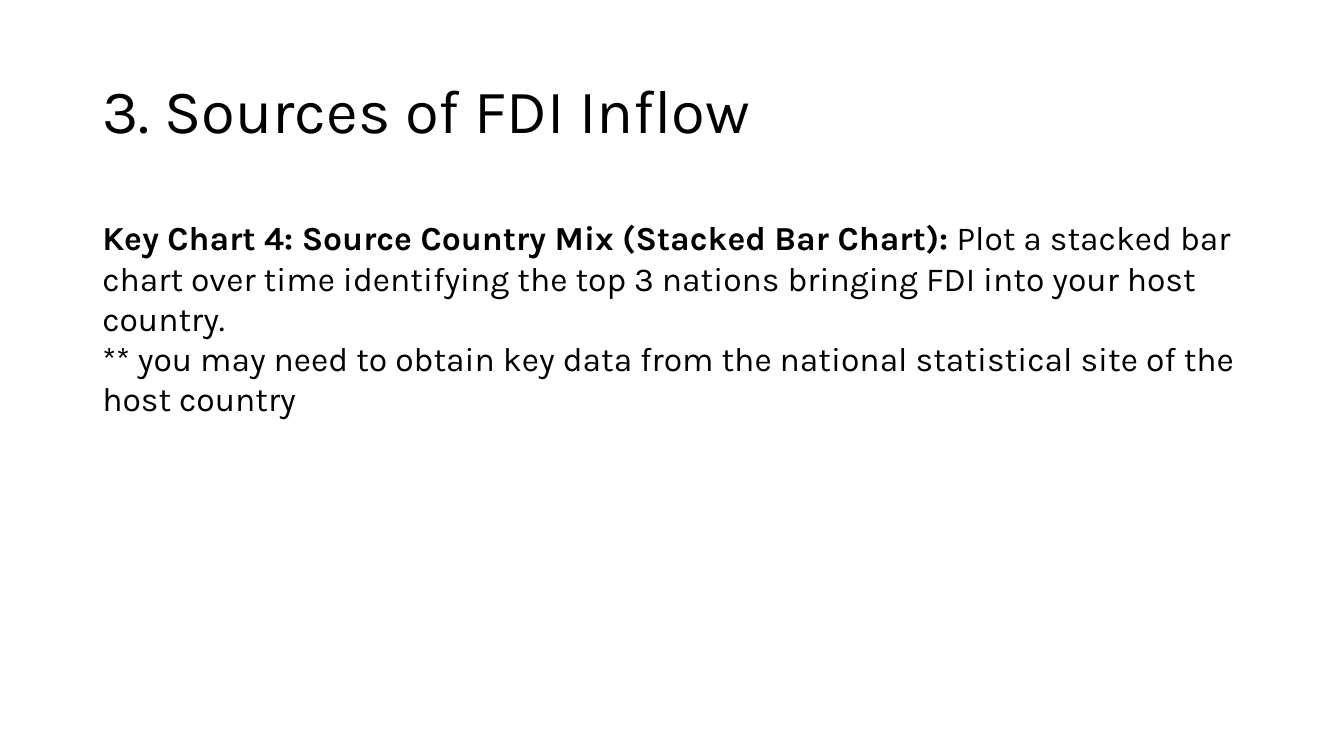
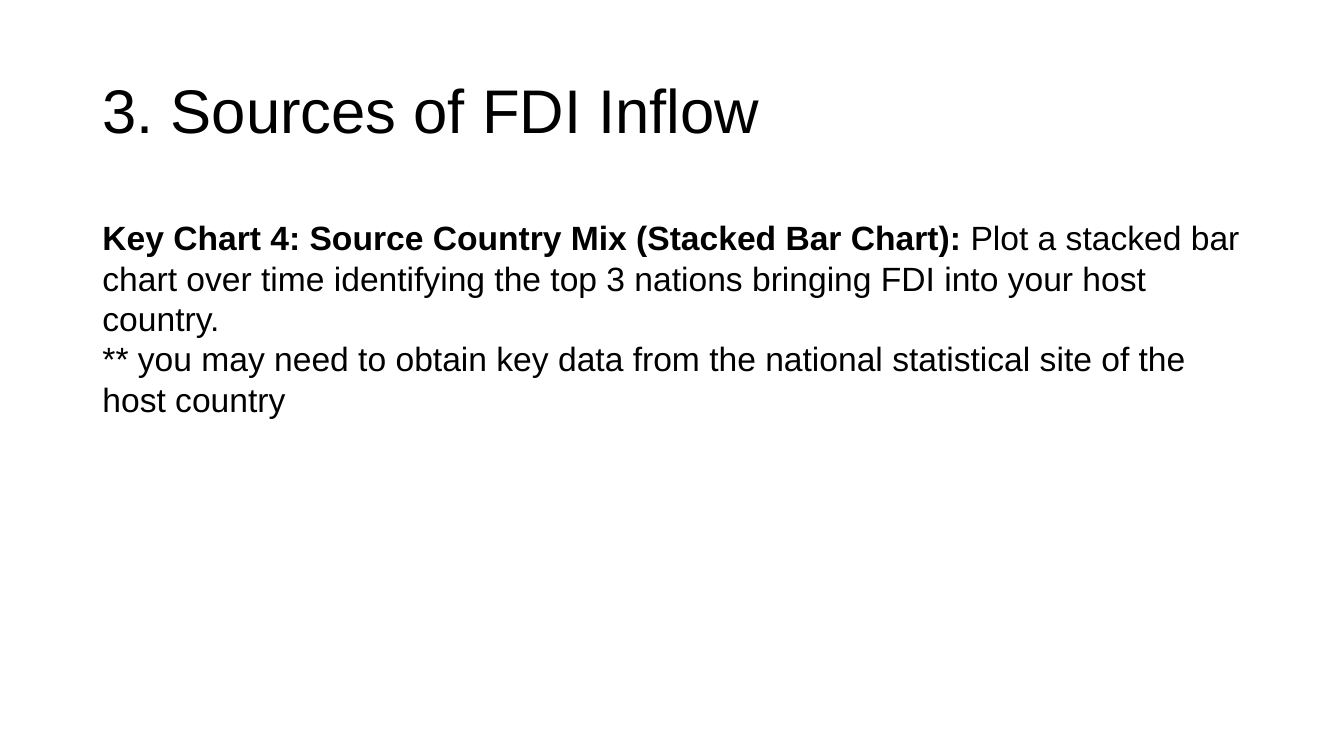
Before and after one commit to josephkohhh/SIM-UOW-Mods, a slide deck: slide 7 of ECON251/Assignment/presentation template.pptx. Drawn at 1344x756 pixels with LibreOffice and Linux fonts; fonts in the diff are those of the drawing. Boxes give left, top, right and bottom in pixels: in the first picture for what was removed or moved away, otherwise in the second. Text is boxed around its words. In the diff, an @@ line names an element or a change of style, - is before the commit and + after.

```diff
--- a/ECON251/Assignment/presentation template.pptx
+++ b/ECON251/Assignment/presentation template.pptx
@@ title "3. Sources of FDI Inflow" at (102,88,759,134): font Karla to Arial @@
@@ text "Key Chart 4: Source Country ..." at (102,225,1240,419): font Karla to Arial @@
```
Also in this commit, not shown: 10 other slides changed, 14 other files.
